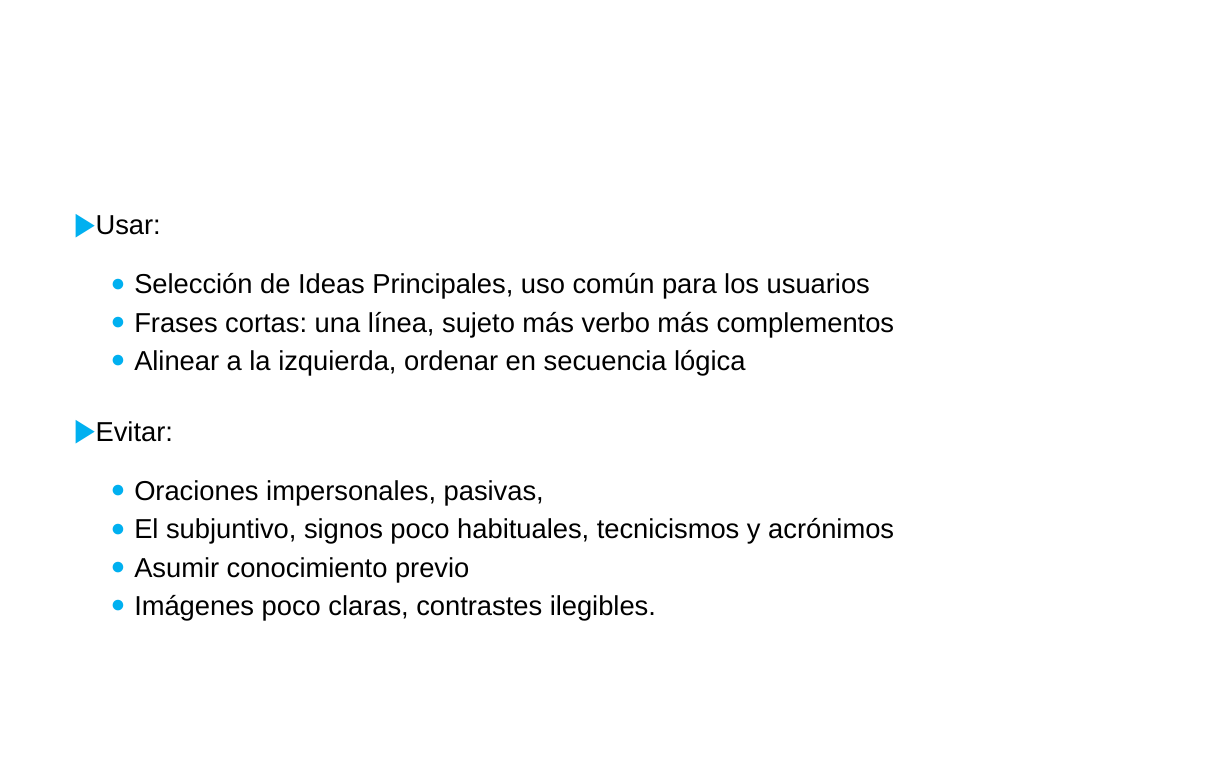
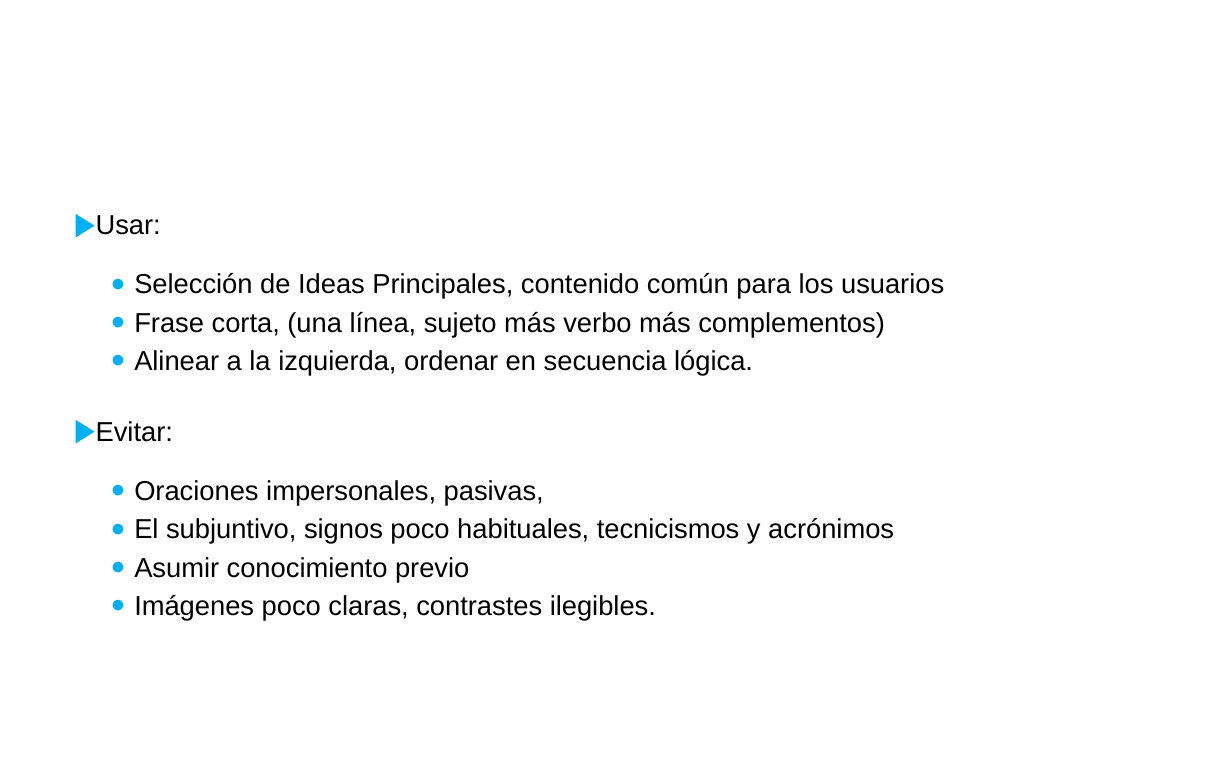
Before and after one commit to juanmcortezr/cosas, a slide deck: slide 5 of InsiDesarrolloSistemas2019.pptx. Drawn at 1232x770 pixels with LibreOffice and Linux fonts; fonts in the diff are those of the drawing; background and template pictures are left out. Boxes give left, top, right and bottom in pixels: in the first picture for what was removed or moved away, otherwise in the second. Text is boxed around its words. In the diff, an @@ line names an element or a change of style, - is before the commit and + after.

Commit message:
Add files via upload
para ver

```diff
--- a/InsiDesarrolloSistemas2019.pptx
+++ b/InsiDesarrolloSistemas2019.pptx
@@ text at (134,273,944,376): text changed @@
-  ● Selección de Ideas Principales, uso común para los usuarios
-  ● Frases cortas: una línea, sujeto más verbo más complementos
-  ● Alinear a la izquierda, ordenar en secuencia lógica
+  ● Selección de Ideas Principales, contenido común para los usuarios
+  ● Frase corta, (una línea, sujeto más verbo más complementos)
+  ● Alinear a la izquierda, ordenar en secuencia lógica.
```
Also in this commit, not shown: 5 other slides changed, 3 slides added, 1 slide removed, 2 other files.
